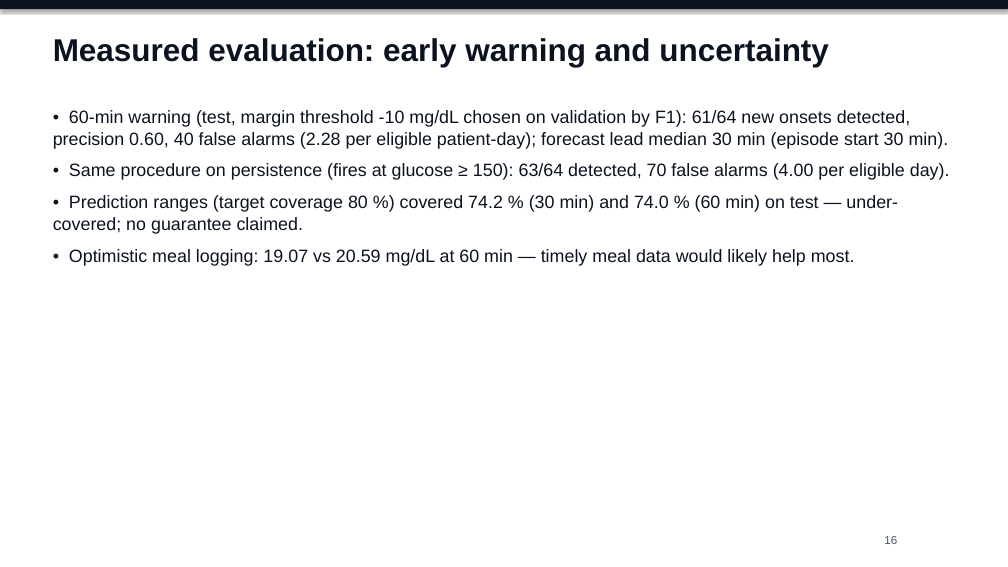
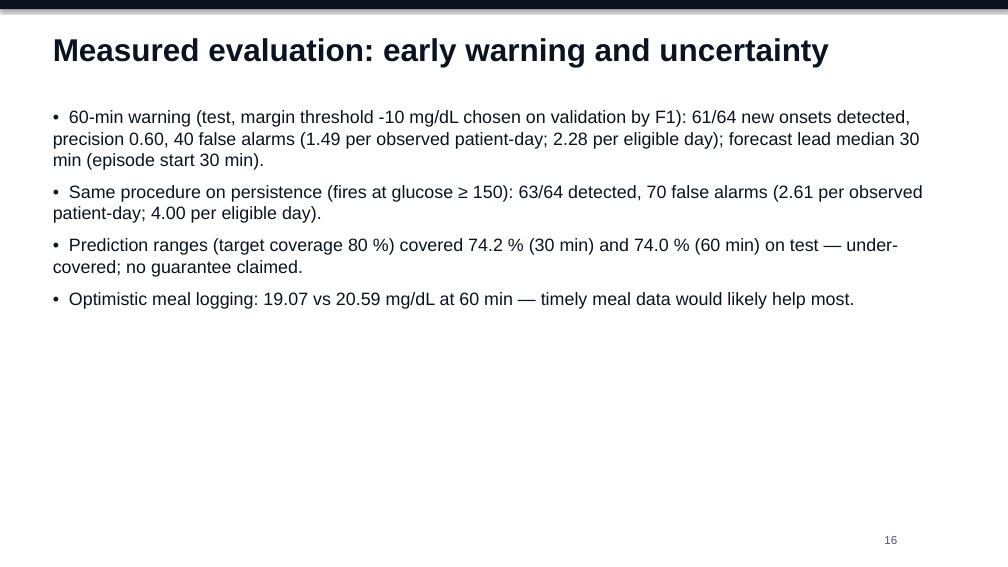
Before and after one commit to Avi36005/DigitalTwin-Challenge-Kryptonite, a slide deck: slide 16 of docs/submission/GlucoTwin_Presentation.pptx. Drawn at 1008x567 pixels with LibreOffice and Linux fonts; fonts in the diff are those of the drawing. Boxes give left, top, right and bottom in pixels: in the first picture for what was removed or moved away, otherwise in the second. Text is boxed around its words. In the diff, an @@ line names an element or a change of style, - is before the commit and + after.

```diff
--- a/docs/submission/GlucoTwin_Presentation.pptx
+++ b/docs/submission/GlucoTwin_Presentation.pptx
@@ text at <box>53,110,923,223</box>: text changed @@
-• 60-min warning (test, margin threshold -10 mg/dL chosen on validation by F1): 61/64 new onsets detected, precision 0.60, 40 false alarms (2.28 per eligible patient-day); forecast lead median 30 min (episode start 30 min).
-• Same procedure on persistence (fires at glucose ≥ 150): 63/64 detected, 70 false alarms (4.00 per eligible day).
+• 60-min warning (test, margin threshold -10 mg/dL chosen on validation by F1): 61/64 new onsets detected, precision 0.60, 40 false alarms (1.49 per observed patient-day; 2.28 per eligible day); forecast lead median 30 min (episode start 30 min).
+• Same procedure on persistence (fires at glucose ≥ 150): 63/64 detected, 70 false alarms (2.61 per observed patient-day; 4.00 per eligible day).
```
Also in this commit, not shown: 1 other slide changed, 11 other files.
